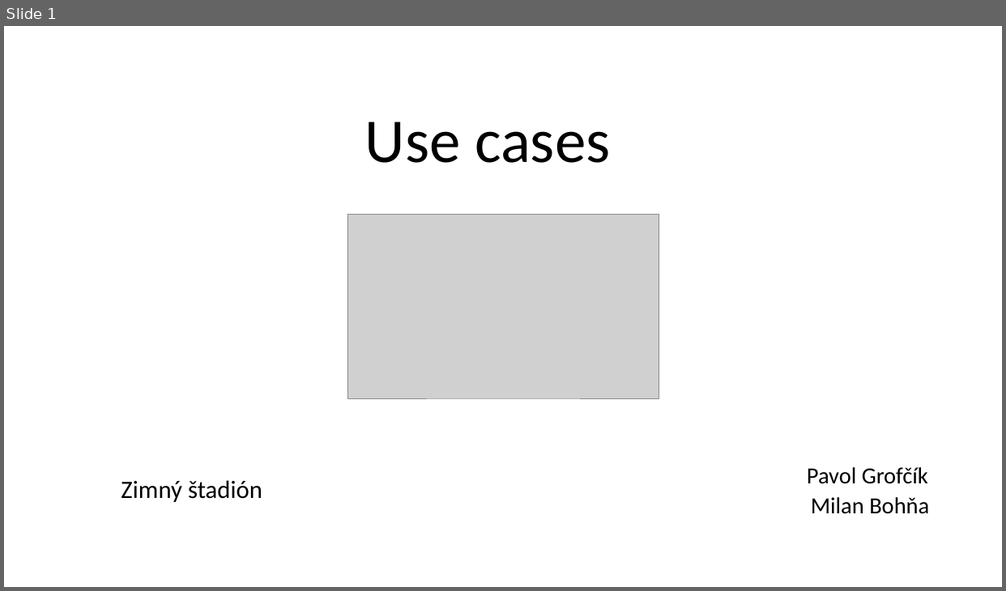
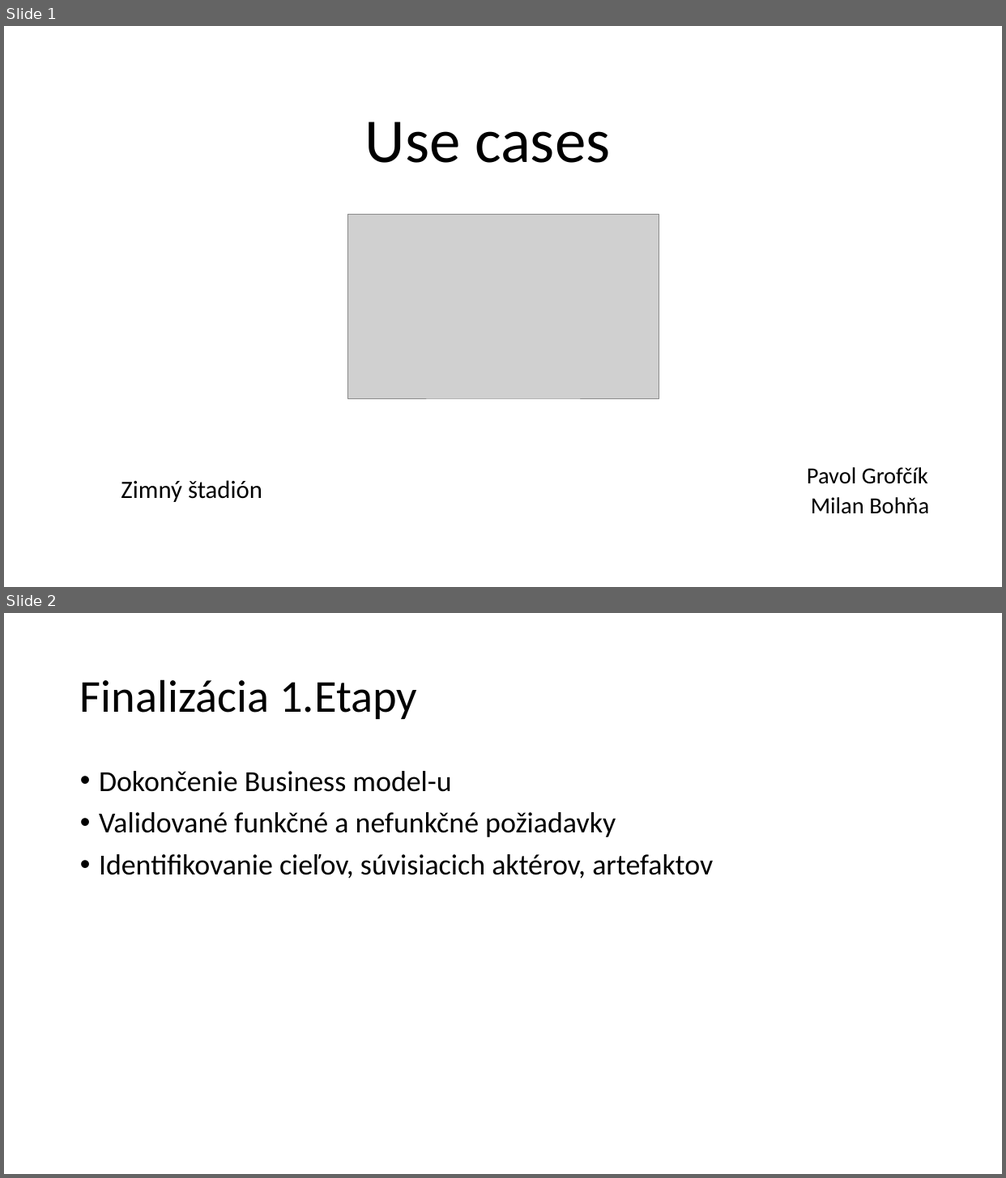
Before and after one commit to PavolGrofcik/PSI, a slide deck: Exercises/PPT 5.pptx. Shown one above the other, each under a label of ours: slide 1 before the commit, slides 1 and 2 after it. The pictures are 1006x591 and 1006x1178 pixels, drawn with LibreOffice and Linux fonts; fonts in the diff are those of the drawing; grey boxes stand for pictures. Boxes give left, top, right and bottom in pixels: in the first picture for what was removed or moved away, otherwise in the second. Text is boxed around its words. In the diff, an @@ line names an element or a change of style, - is before the commit and + after.

```diff
--- a/Exercises/PPT 5.pptx
+++ b/Exercises/PPT 5.pptx
@@ slide 2 added at (4, 613, 1002, 1174), background #FFFFFF @@
@@ title added at (80, 679, 417, 719), 44 pt, text #000000 @@
+Finalizácia 1.Etapy
@@ text added at (99, 771, 713, 879), 28 pt, text #000000 @@
+• Dokončenie Business model-u
+• Validované funkčné a nefunkčné požiadavky
+• Identifikovanie cieľov, súvisiacich aktérov, artefaktov
```
Also in this commit, not shown: 3 other slides added, 2 slides removed, 2 other files.
